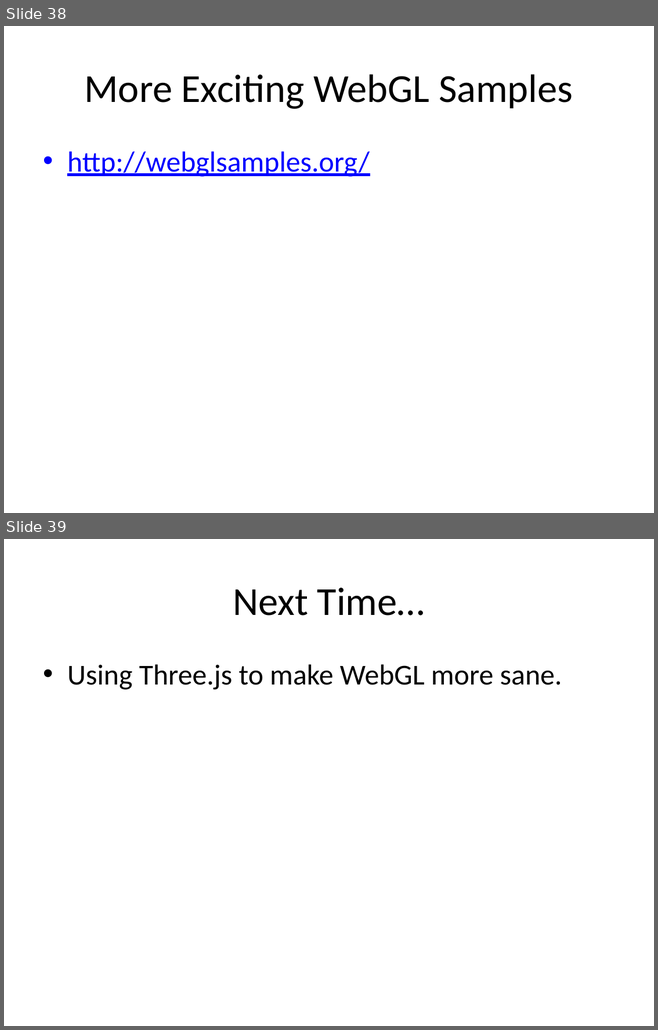
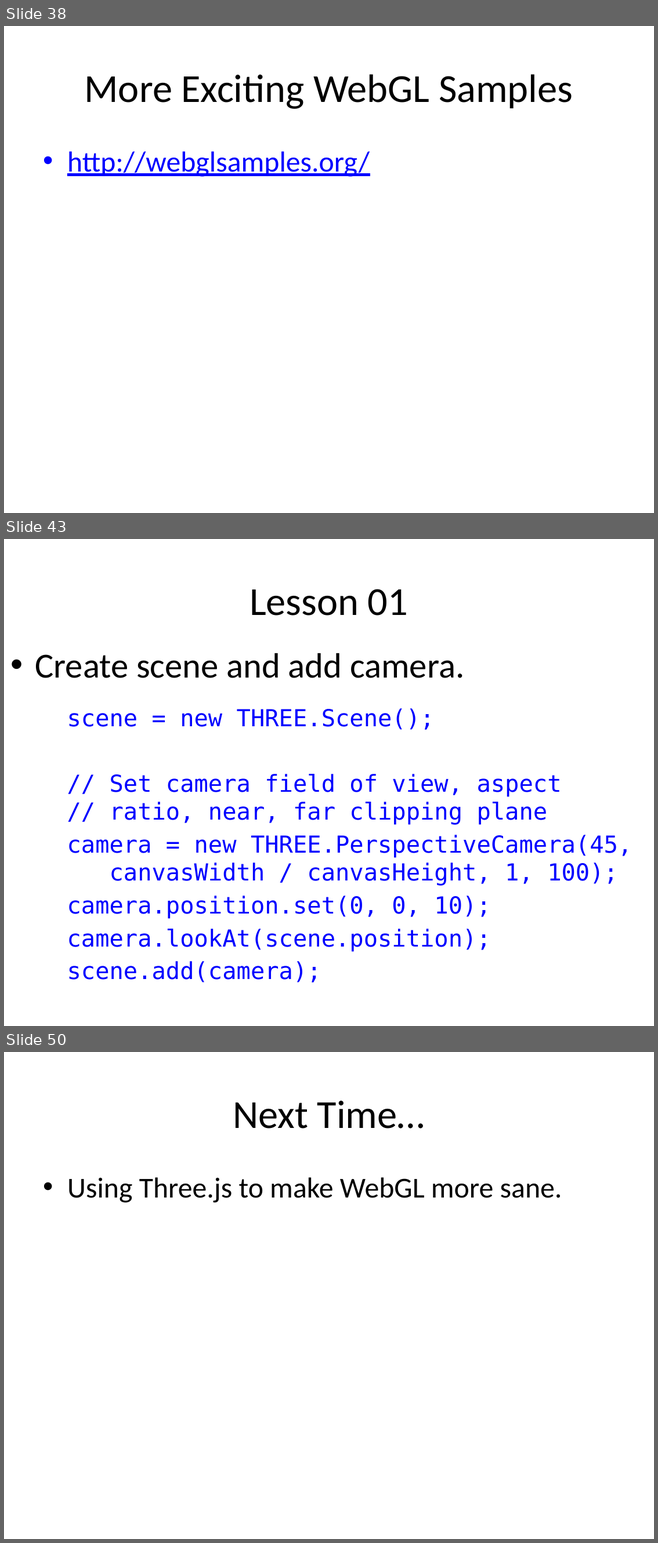
Before and after one commit to uva-graphics/webgl, a slide deck: slides.pptx. Shown one above the other, each under a label of ours: slides 38 and 39 before the commit, slides 38, 43 and 50 after it; the slides between them are not shown. The pictures are 658x1030 and 658x1543 pixels, drawn with LibreOffice and Linux fonts; fonts in the diff are those of the drawing. Boxes give left, top, right and bottom in pixels: in the first picture for what was removed or moved away, otherwise in the second. Text is boxed around its words. In the diff, an @@ line names an element or a change of style, - is before the commit and + after.

```diff
--- a/slides.pptx
+++ b/slides.pptx
@@ slide 43 added at [4, 539, 654, 1026], background #FFFFFF @@
@@ title added at [249, 589, 408, 616], 44 pt, text #000000 @@
+Lesson 01
@@ text added at [35, 653, 632, 952], 26 pt, text #0000FF @@
+• Create scene and add camera.
+scene = new THREE.Scene();
+// Set camera field of view, aspect
+// ratio, near, far clipping plane
+camera = new THREE.PerspectiveCamera(45,
+canvasWidth / canvasHeight, 1, 100);
+camera.position.set(0, 0, 10);
+camera.lookAt(scene.position);
+scene.add(camera);
@@ what was slide 39 is now slide 50 @@
```
Also in this commit, not shown: 1 slide changed, 10 other slides added, 12 other files.
